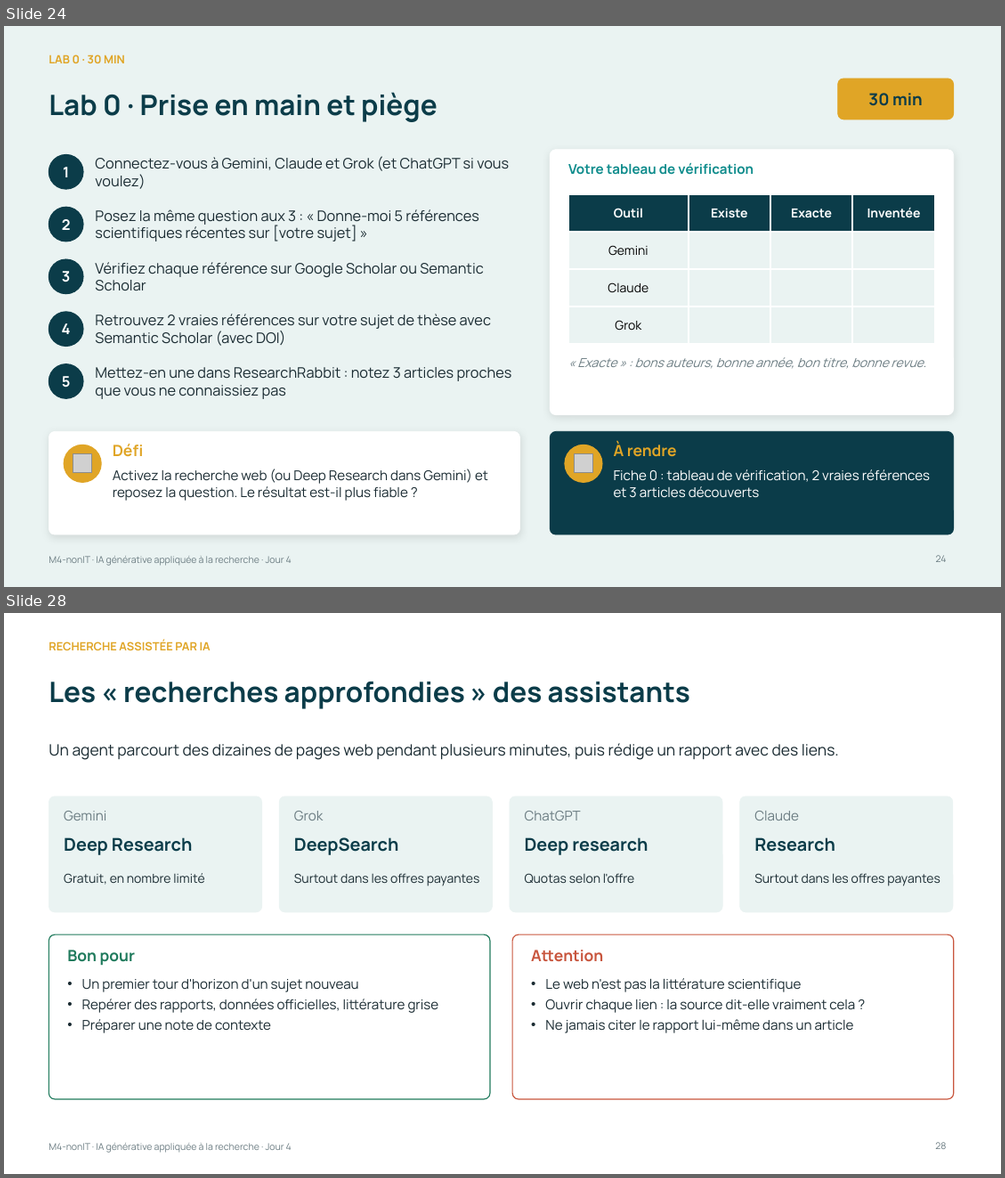
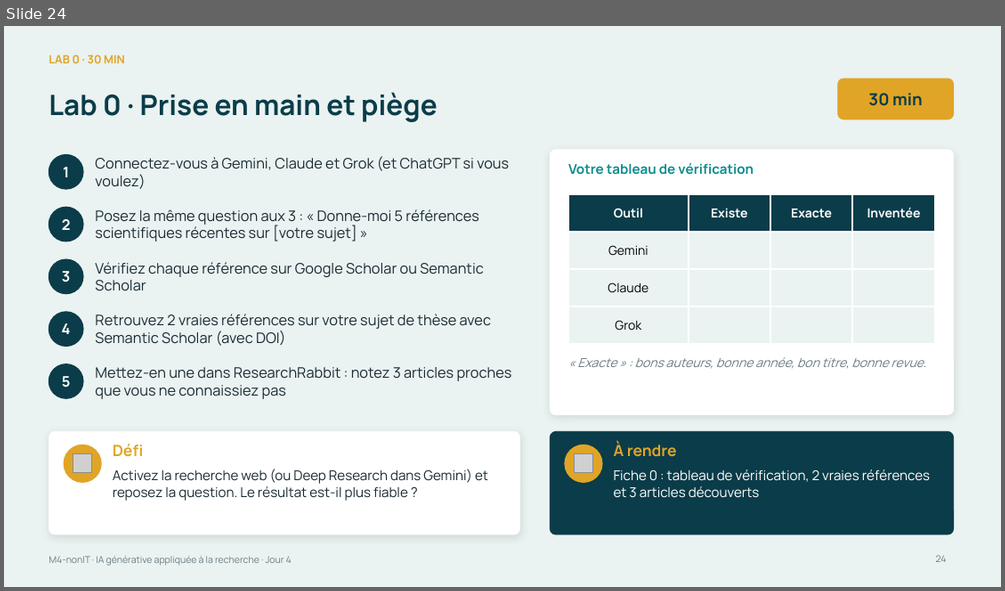
Before and after one commit to Amevi-isi/formation-chercheur-univ, a slide deck: module4_nonIT/M4-nonIT_IA_generative_appliquee.pptx. Shown one above the other, each under a label of ours: slides 24 and 28 before the commit, slide 24 after it; the slides between them are not shown. The pictures are 1005x1178 and 1005x591 pixels, drawn with LibreOffice and Linux fonts; fonts in the diff are those of the drawing; grey boxes stand for pictures. Boxes give left, top, right and bottom in pixels: in the first picture for what was removed or moved away, otherwise in the second. Text is boxed around its words. In the diff, an @@ line names an element or a change of style, - is before the commit and + after.

```diff
--- a/module4_nonIT/M4-nonIT_IA_generative_appliquee.pptx
+++ b/module4_nonIT/M4-nonIT_IA_generative_appliquee.pptx
@@ slide 28 removed at [4, 613, 1001, 1174], background #FFFFFF; not listed: 1 template element that a slide beside it also shows @@
@@ text removed at [48, 639, 210, 650] @@
-RECHERCHE ASSISTÉE PAR IA
@@ title removed at [48, 682, 690, 709] @@
-Les « recherches approfondies » des assistants
@@ text removed at [48, 743, 839, 760] @@
-Un agent parcourt des dizaines de pages web pendant plusieurs minutes, puis rédige un rapport avec des liens.
@@ rounded rectangle removed at [48, 796, 262, 912] @@
@@ rounded rectangle removed at [279, 796, 493, 912] @@
@@ rounded rectangle removed at [510, 796, 722, 912] @@
@@ rounded rectangle removed at [740, 796, 953, 912] @@
@@ text removed at [64, 811, 106, 820] @@
-Gemini
@@ text removed at [294, 811, 323, 820] @@
-Grok
@@ text removed at [525, 811, 581, 820] @@
-ChatGPT
@@ text removed at [754, 811, 799, 820] @@
-Claude
@@ text removed at [64, 837, 193, 855] @@
-Deep Research
@@ text removed at [294, 837, 399, 855] @@
-DeepSearch
@@ text removed at [525, 837, 647, 855] @@
-Deep research
@@ text removed at [754, 837, 835, 852] @@
-Research
@@ text removed at [64, 873, 204, 884] @@
-Gratuit, en nombre limité
@@ text removed at [294, 873, 480, 886] @@
-Surtout dans les offres payantes
@@ text removed at [525, 873, 634, 883] @@
-Quotas selon l'offre
@@ text removed at [754, 873, 940, 886] @@
-Surtout dans les offres payantes
@@ rounded rectangle removed at [48, 934, 490, 1099] @@
@@ text removed at [67, 949, 136, 965] @@
-Bon pour
@@ rounded rectangle removed at [512, 934, 954, 1099] @@
@@ text removed at [531, 949, 603, 962] @@
-Attention
@@ text removed at [82, 979, 439, 1033] @@
-• Un premier tour d'horizon d'un sujet nouveau
-• Repérer des rapports, données officielles, littérature grise
-• Préparer une note de contexte
@@ text removed at [545, 978, 855, 1033] @@
-• Le web n'est pas la littérature scientifique
-• Ouvrir chaque lien : la source dit-elle vraiment cela ?
-• Ne jamais citer le rapport lui-même dans un article
@@ page number removed at [935, 1142, 946, 1149] @@
-28
```
Also in this commit, not shown: 5 slides changed, 5 slides added, 8 other slides removed, 9 other files.
